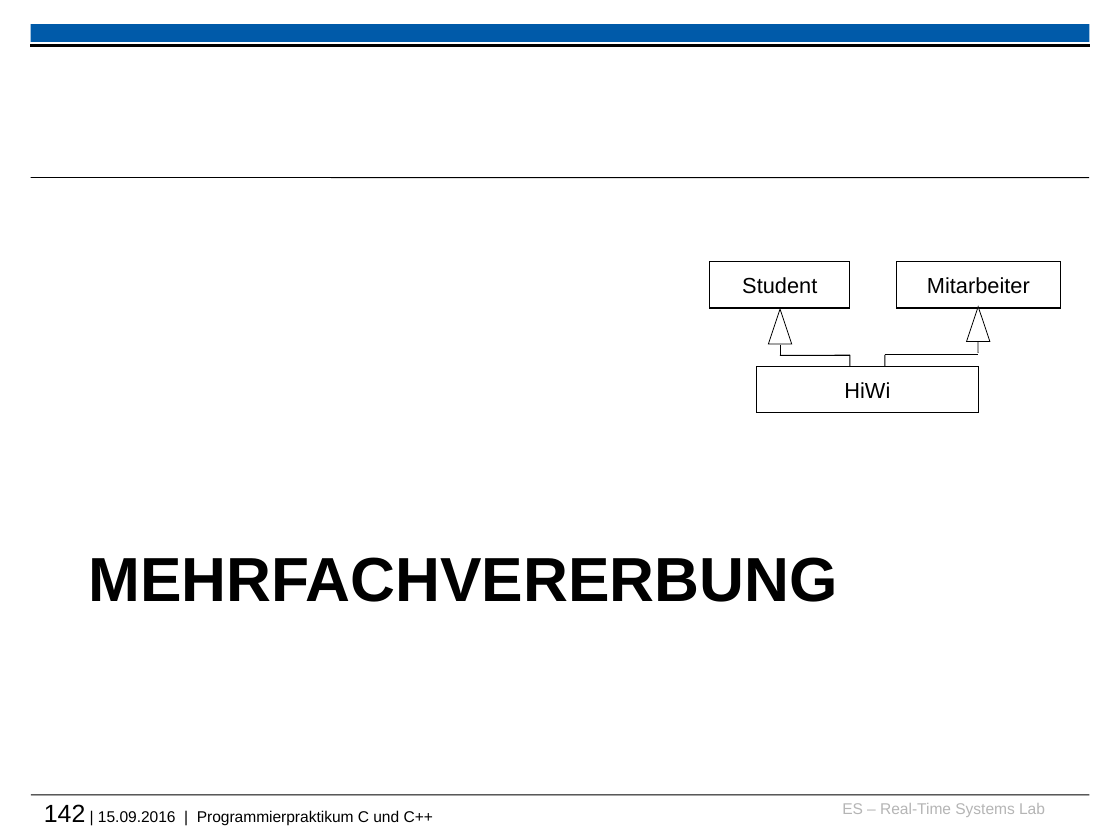
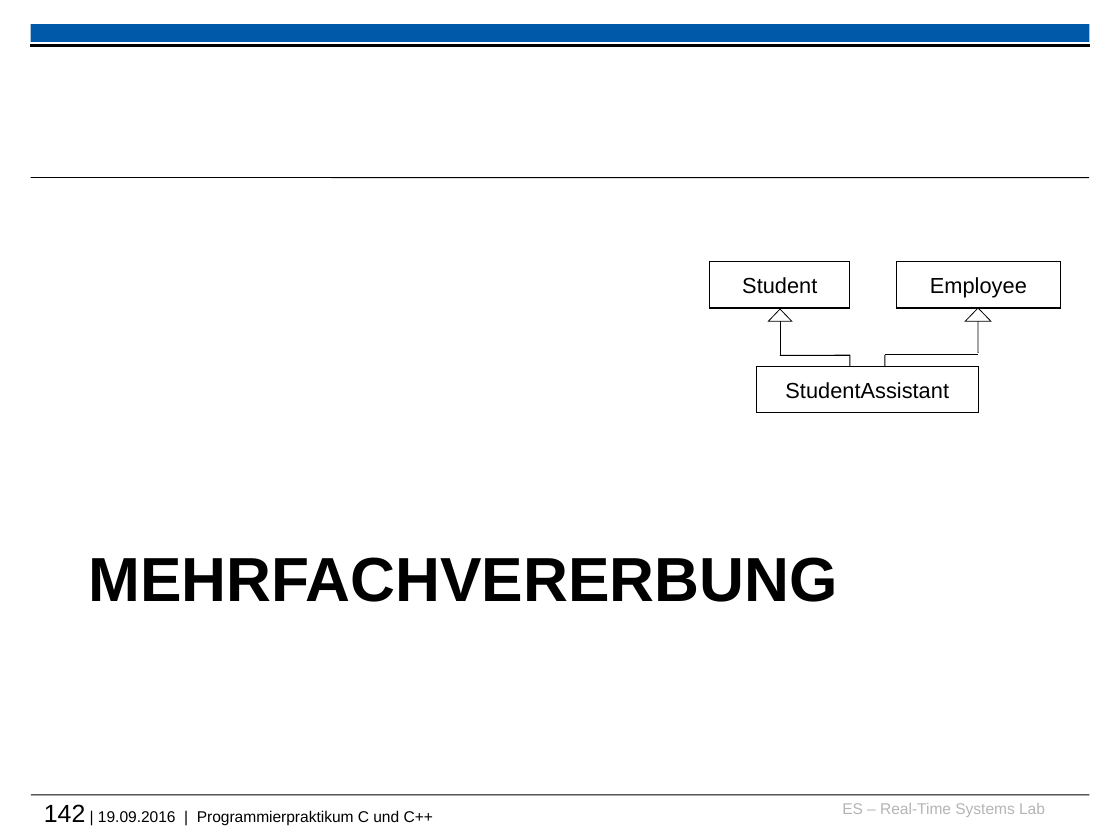
Before and after one commit to h82k/tud-cppp, a slide deck: slide 142 of cppp_lecture.pptx. Drawn at 1120x840 pixels with LibreOffice and Linux fonts; fonts in the diff are those of the drawing; background and template pictures are left out. Boxes give left, top, right and bottom in pixels: in the first picture for what was removed or moved away, otherwise in the second. Text is boxed around its words. In the diff, an @@ line names an element or a change of style, - is before the commit and + after.

```diff
--- a/cppp_lecture.pptx
+++ b/cppp_lecture.pptx
@@ text in rectangle at (x1=930, y1=277, x2=1027, y2=298): text changed @@
-Mitarbeiter
+Employee
@@ triangle resized from (x1=768, y1=309, x2=792, y2=344) to (x1=768, y1=309, x2=792, y2=321) @@
@@ line moved from (780, 345) - (780, 356) to (780, 321) - (780, 355) @@
@@ triangle resized from (x1=967, y1=307, x2=990, y2=342) to (x1=965, y1=308, x2=991, y2=321) @@
@@ line moved from (978, 342) - (978, 353) to (978, 321) - (978, 353) @@
@@ text in rectangle at (x1=785, y1=382, x2=949, y2=399): text changed @@
-HiWi
+StudentAssistant
@@ text at (x1=44, y1=804, x2=433, y2=825): text changed @@
-142 | 15.09.2016 | Programmierpraktikum C und C++
+142 | 19.09.2016 | Programmierpraktikum C und C++
```
Also in this commit, not shown: 11 other slides changed, 3 other files.
